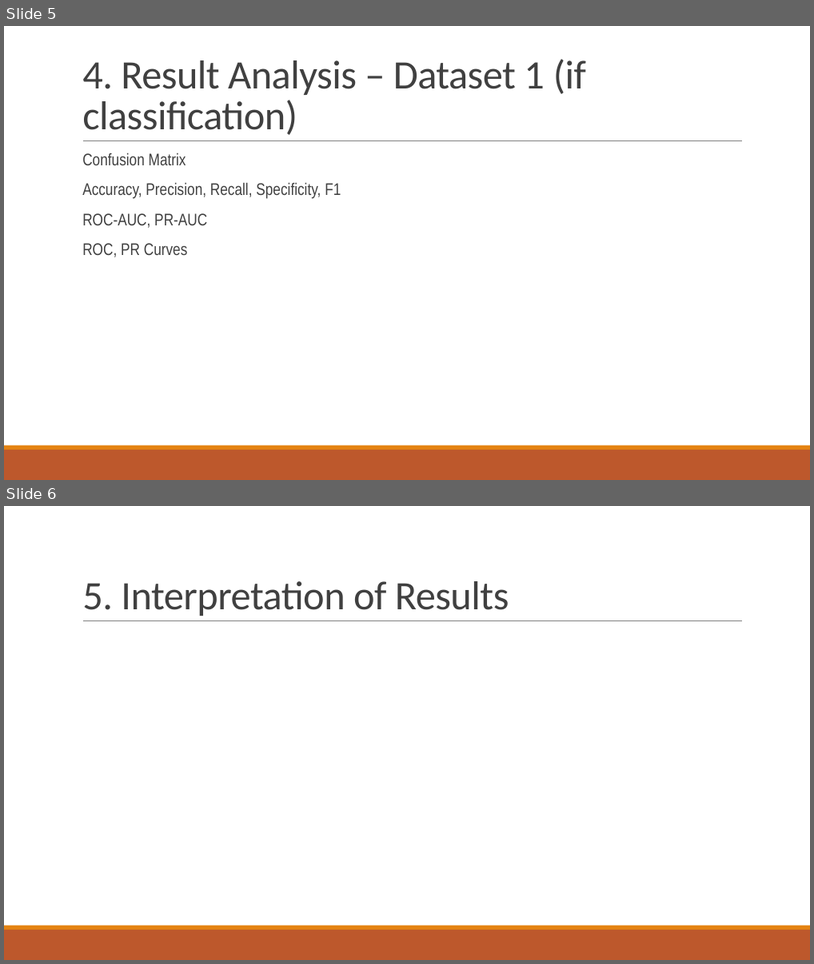
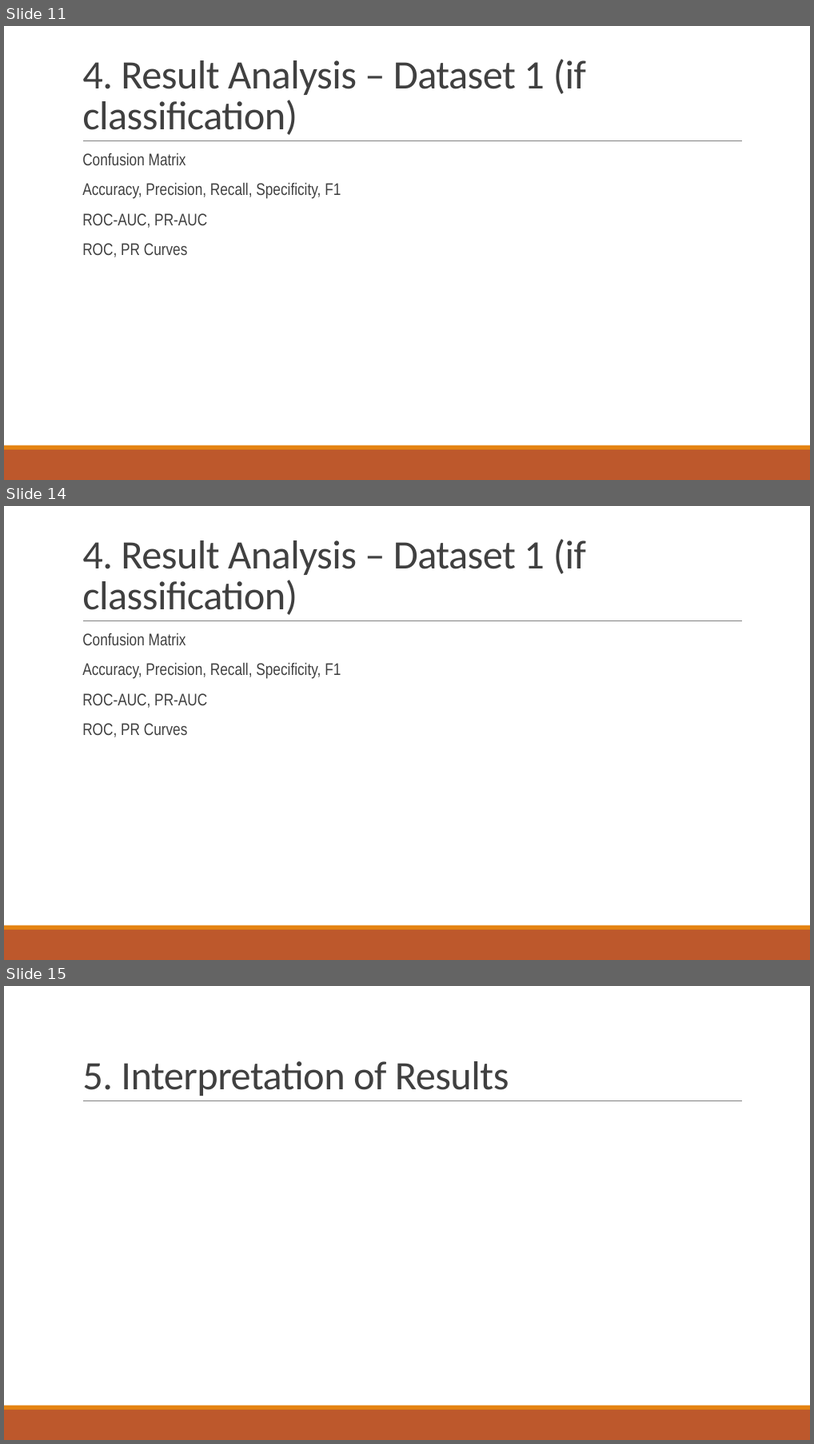
Before and after one commit to akay6483/mmml-ecommerce, a slide deck: docs/23CSE301_A8.pptx. Shown one above the other, each under a label of ours: slides 5 and 6 before the commit, slides 11, 14 and 15 after it; the slides between them are not shown. The pictures are 814x964 and 814x1444 pixels, drawn with LibreOffice and Linux fonts; fonts in the diff are those of the drawing; background and template pictures are left out. Boxes give left, top, right and bottom in pixels: in the first picture for what was removed or moved away, otherwise in the second. Text is boxed around its words. In the diff, an @@ line names an element or a change of style, - is before the commit and + after.

```diff
--- a/docs/23CSE301_A8.pptx
+++ b/docs/23CSE301_A8.pptx
@@ slide 14 added at (x1=4, y1=506, x2=810, y2=960), background picture (left out); not listed: 3 template elements that a slide beside it also shows @@
@@ title added at (x1=82, y1=539, x2=586, y2=615), 48 pt, text #404040 @@
+4. Result Analysis – Dataset 1 (if classification)
@@ text added at (x1=82, y1=632, x2=341, y2=737), 20 pt, text #404040 @@
+  Confusion Matrix
+  Accuracy, Precision, Recall, Specificity, F1
+  ROC-AUC, PR-AUC
+  ROC, PR Curves
@@ what was slide 5 is now slide 11 @@
@@ what was slide 6 is now slide 15 @@
```
Also in this commit, not shown: 1 slide changed, 12 other slides added, 2 slides removed, 7 other files.
